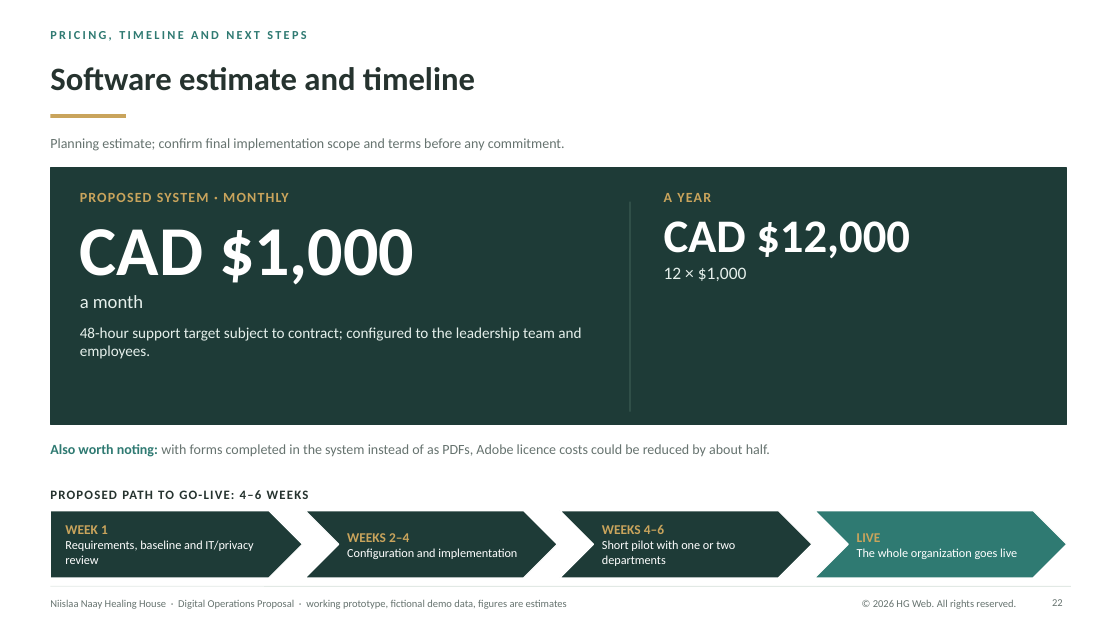
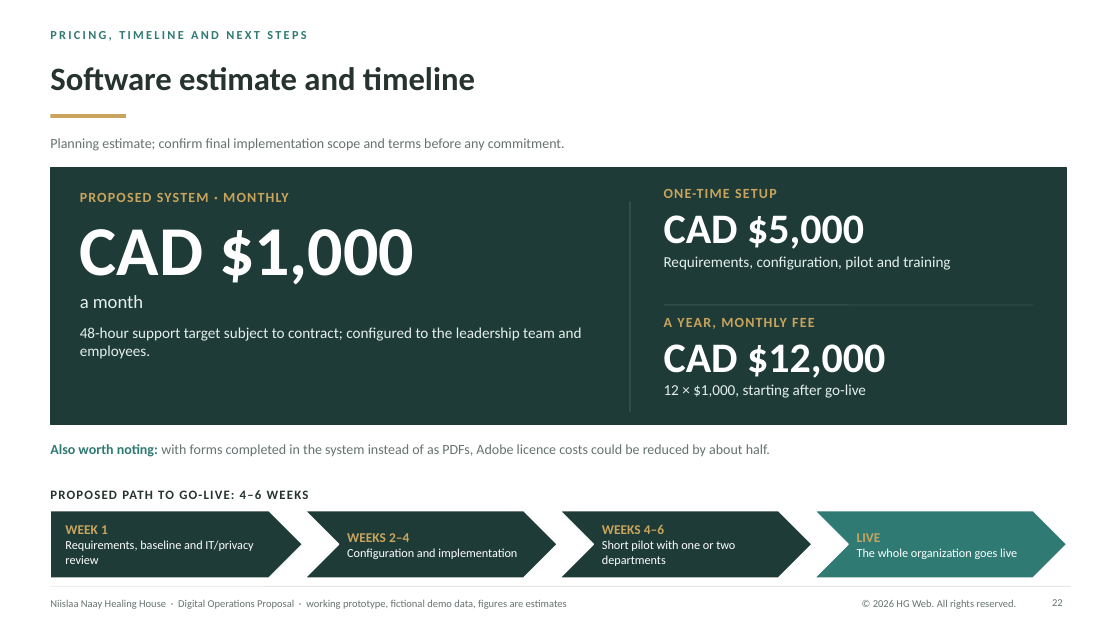
Before and after one commit to AndalibOlee/Portfolio, a slide deck: slide 22 of demo-platform/docs/Niislaa_Naay_Healing_House_Executive_Digital_Operations_Proposal.pptx. Drawn at 1120x630 pixels with LibreOffice and Linux fonts; fonts in the diff are those of the drawing. Boxes give left, top, right and bottom in pixels: in the first picture for what was removed or moved away, otherwise in the second. Text is boxed around its words. In the diff, an @@ line names an element or a change of style, - is before the commit and + after.

```diff
--- a/demo-platform/docs/Niislaa_Naay_Healing_House_Executive_Digital_Operations_Proposal.pptx
+++ b/demo-platform/docs/Niislaa_Naay_Healing_House_Executive_Digital_Operations_Proposal.pptx
@@ text added at <box>664,189,950,270</box>, 13 pt, text #E5EFEB @@
+ONE-TIME SETUP
+CAD $5,000
+Requirements, configuration, pilot and training
@@ text at <box>664,318,814,329</box>: text changed @@
-A YEAR
+A YEAR, MONTHLY FEE
@@ text "A YEAR, MONTHLY FEE": place and size @@
-text "A YEAR, MONTHLY FEE" at <box>664,193,910,281</box>
+text "A YEAR, MONTHLY FEE" at <box>664,318,885,398</box>
@@ line added from (664, 305) to (1033, 305), #3A5A52 0.75 pt @@
@@ text at <box>664,344,885,378</box>: size 40 to 36 pt in "CAD $12,000" @@
@@ text at <box>664,384,866,398</box>: text changed; size 15 to 13 pt @@
-12 × $1,000
+12 × $1,000, starting after go-live
```
Also in this commit, not shown: 5 other files.
